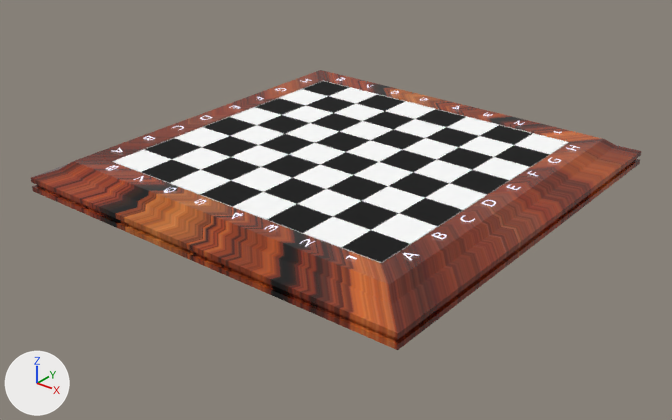
Before and after pictures for a commit that changed the glTF model asset/Chess_Base.gltf.
Before and after are seen from a 50 mm camera at (0.787, -1.007, 0.523) aimed at (0.007, -0.033, -0.081). Arrows for +X, +Y and +Z are at lower left; the lights stay in place. Where no turn or scale is listed for an object, it has been applied to the vertices.

Names of what the first picture shows: 'Chess Board'.
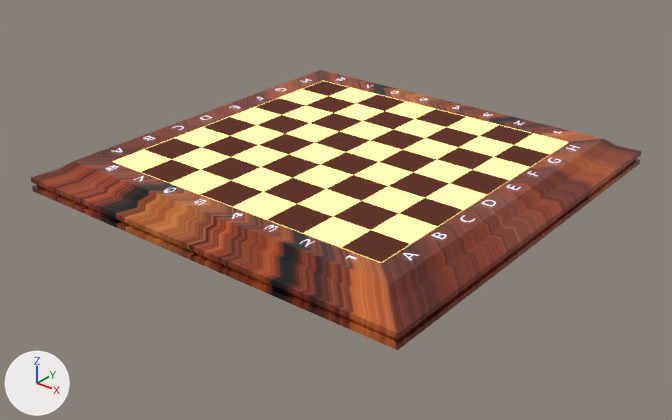
What differs and where, as boxes (x1, y1, x2, y2) in the pictures (672 x 420 px):
'Chess Board', recoloured, surface changed
    both: (109, 77, 571, 266)

The edits, one by one:
Material 'White Squares' (mat_white_squares) changes colour from white #ffffff to beige #e7c781; in linear values from (1.0, 1.0, 1.0) to (0.801, 0.573, 0.218).
In material 'White Squares' (mat_white_squares), emission_strength is now set to 1.0.
In material 'White Squares' (mat_white_squares), emission_color is now set to (1.0, 0.784, 0.27), yellow #ffe58e.
Material 'Black Squares' (mat_black_squares) changes colour from black #000000 to brown #5c240f; in linear values from (0.0, 0.0, 0.0) to (0.107, 0.018, 0.00481).
